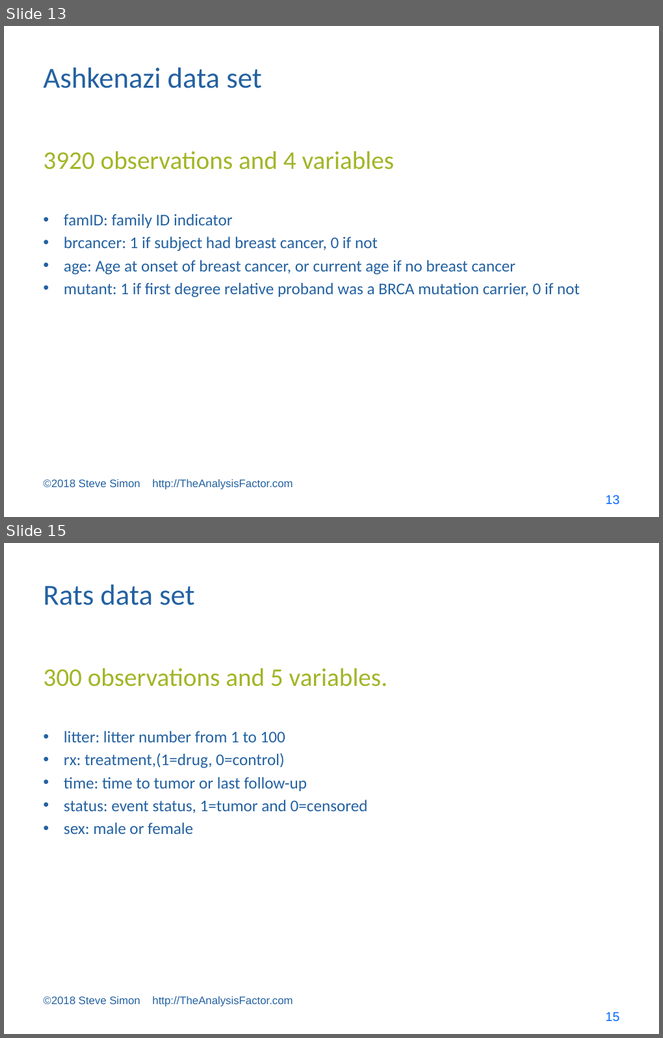
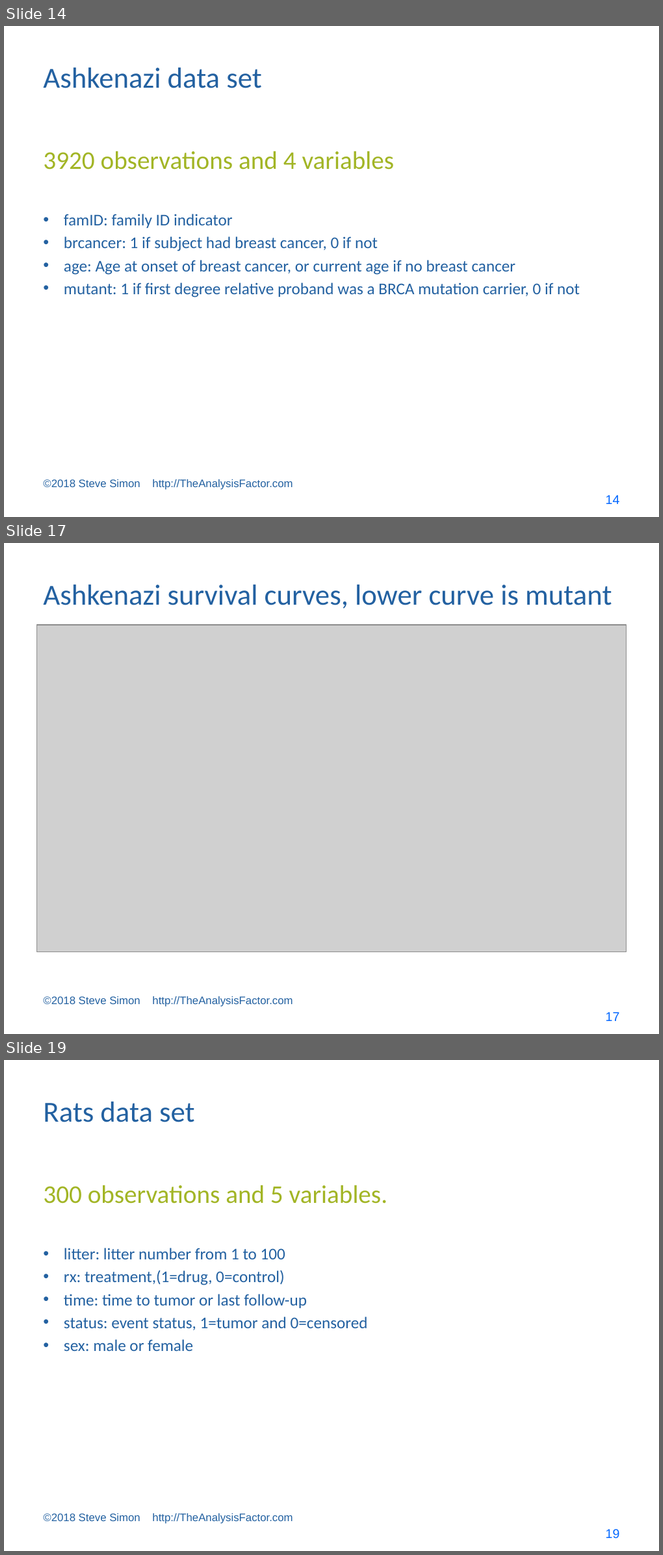
Before and after one commit to pmean/survival-models, a slide deck: bin/survival lecture 7.pptx. Shown one above the other, each under a label of ours: slides 13 and 15 before the commit, slides 14, 17 and 19 after it; the slides between them are not shown. The pictures are 663x1038 and 663x1555 pixels, drawn with LibreOffice and Linux fonts; fonts in the diff are those of the drawing; grey boxes stand for pictures. Boxes give left, top, right and bottom in pixels: in the first picture for what was removed or moved away, otherwise in the second. Text is boxed around its words. In the diff, an @@ line names an element or a change of style, - is before the commit and + after.

Commit message:
Moved examples from supplement-7 to survival-lecture-7.

```diff
--- a/bin/survival lecture 7.pptx
+++ b/bin/survival lecture 7.pptx
@@ slide 17 added at bbox=[4, 543, 659, 1034], background #FFFFFF @@
@@ title added at bbox=[43, 585, 612, 609], 32 pt, text #2361A1 @@
+Ashkenazi survival curves, lower curve is mutant
@@ picture added at bbox=[36, 625, 627, 953] @@
@@ text added at bbox=[43, 997, 293, 1007], 12 pt, text #2361A1 @@
+©2018 Steve Simon http://TheAnalysisFactor.com
@@ page number added at bbox=[606, 1012, 620, 1021], 14 pt, text #0066FF @@
+17
@@ what was slide 13 is now slide 14 @@
@@ page number at bbox=[606, 495, 620, 504]: text changed @@
-13
+14
@@ what was slide 15 is now slide 19 @@
@@ page number at bbox=[606, 1529, 620, 1539]: text changed @@
-15
+19
```
Also in this commit, not shown: 5 slides changed, 18 other slides added, 4 other files.
